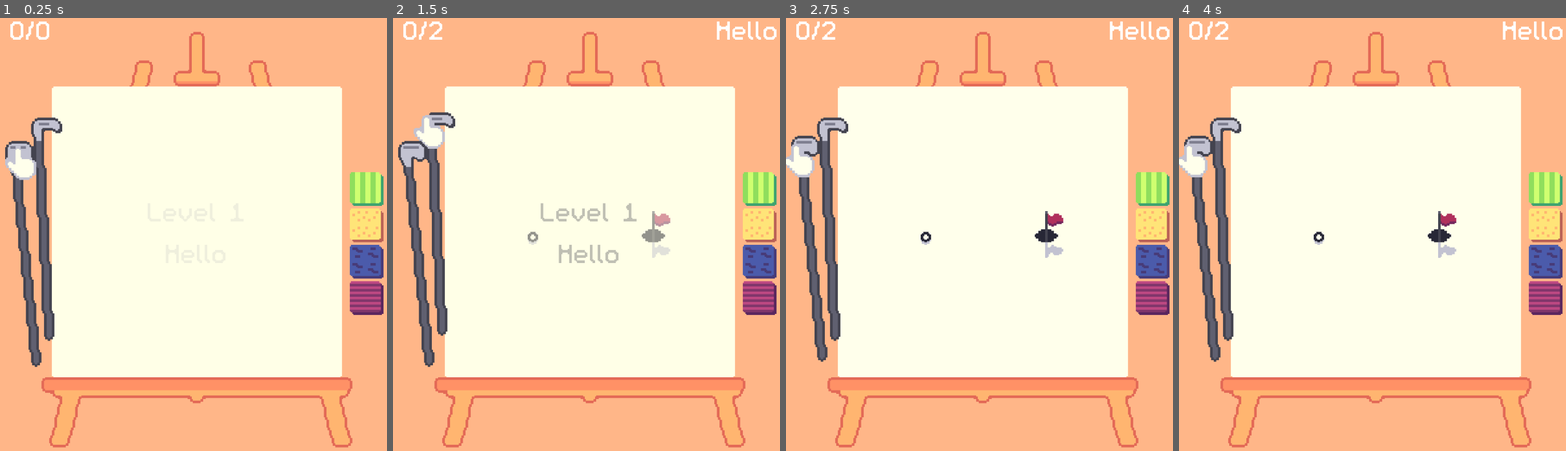
Above: before the commit, frames 1-4 (left to right).
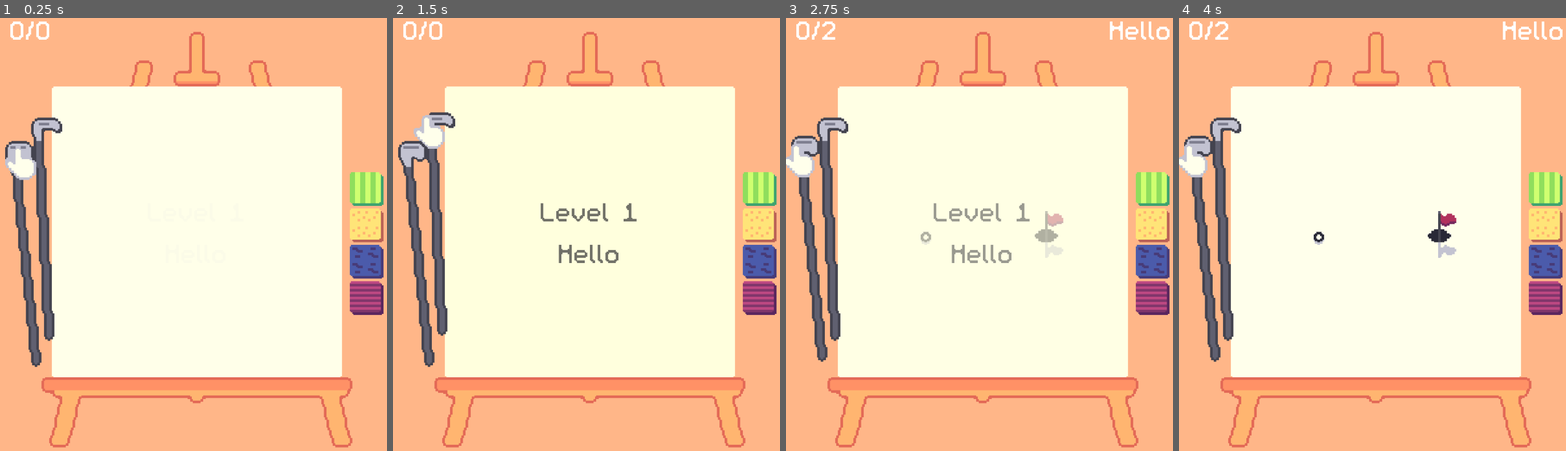
Above: after the commit, the same moments.

Repository: Pojemnik/golfech
Game: Godot game, scene res://scenes/main.tscn
Same seed, same stepped clock (60 frames per second), same inputs: the game is played once before the commit and once after it.
Inputs (mouse positions are in pixels of both pictures, inside the frame that each line leads up to):
- Up to frame 1 (0.25 s): no input
- Up to frame 2 (1.5 s): click (420, 251) at 0.5 s; click (439, 221) at 1.25 s
- Up to frame 3 (2.75 s): click (813, 251) at 2 s
- Up to frame 4 (4 s): click (1225, 221) at 2.75 s; click (1206, 251) at 3.5 s

The runs differ from the first frame. In frame 2, 1.3% of the frame differs, in the area x 9-100%, y 0-57%; in frame 3, 1.0%; in frame 4, less than 0.1%.

Commit message:
Fix level references

Diff:
--- a/level_data/Level4.tres
+++ b/level_data/level_dog.tres
@@ -7,5 +7,5 @@
 script = ExtResource("2_5lvwn")
 scene = ExtResource("1_bkhcq")
 hit_count = 4
-name = "Lost level 2"
+name = "Dog"
 metadata/_custom_type_script = "uid://cl52acjotwrwi"
--- a/level_data/Level1.tres
+++ b/level_data/level_spiral.tres
@@ -7,5 +7,5 @@
 script = ExtResource("1_ixv6j")
 scene = ExtResource("1_0uk0n")
 hit_count = 4
-name = "Lost 1"
+name = "Spiral"
 metadata/_custom_type_script = "uid://cl52acjotwrwi"
--- a/scenes/level_complete.gd
+++ b/scenes/level_complete.gd
@@ -1,6 +1,6 @@
 extends ColorRect
 
-@export var tween_duration: float = 1.0;
+@export var tween_duration: float = 2.0;
 
 signal tween_end;
 
@@ -49,7 +49,7 @@
 	var tween = get_tree().create_tween();
 	if text_visible:
 		next_text = text;
-		tween.tween_method(set_shader_value, Color.BLACK, Color.TRANSPARENT, tween_duration);
+		tween.tween_method(set_shader_value, Color.BLACK, Color.TRANSPARENT, tween_duration * 3);
 		tween.tween_callback(_change_text_internal);
 	else:
 		$Label.text = text;
--- a/scenes/main.tscn
+++ b/scenes/main.tscn
@@ -1,27 +1,26 @@
-[gd_scene load_steps=54 format=3 uid="uid://cir3h3iqn2nq0"]
-
-[ext_resource type="Shader" uid="uid://2kmpm3nsa0yf" path="res://hpx.gdshader" id="1_0xm2m"]
+[gd_scene load_steps=53 format=3 uid="uid://cir3h3iqn2nq0"]
+
+[ext_resource type="Shader" path="res://hpx.gdshader" id="1_0xm2m"]
 [ext_resource type="Script" uid="uid://cvc5y6y42peap" path="res://scripts/level_loader.gd" id="2_h2yge"]
 [ext_resource type="Script" uid="uid://cl52acjotwrwi" path="res://scripts/level_data.gd" id="3_tbgi4"]
 [ext_resource type="Resource" uid="uid://cugfpqgkgni66" path="res://level_data/TestLevel.tres" id="4_85g3d"]
-[ext_resource type="Resource" uid="uid://cjryyp7eb0nfl" path="res://level_data/Level1.tres" id="4_tefeu"]
-[ext_resource type="Resource" uid="uid://25ggux654l50" path="res://level_data/Level2.tres" id="5_tipki"]
+[ext_resource type="Resource" uid="uid://25ggux654l50" path="res://level_data/level_teleport_water.tres" id="5_tipki"]
 [ext_resource type="Resource" uid="uid://ck18hjmkeg2w7" path="res://level_data/level_bunker_path.tres" id="6_2f3dj"]
-[ext_resource type="Resource" uid="uid://boo4t0v5pd1ih" path="res://level_data/Level3.tres" id="6_85g3d"]
+[ext_resource type="Resource" uid="uid://boo4t0v5pd1ih" path="res://level_data/level_lake.tres" id="6_85g3d"]
 [ext_resource type="Resource" uid="uid://cso2ht3s2thjx" path="res://level_data/level_dice.tres" id="6_j8jky"]
 [ext_resource type="Resource" uid="uid://bqsfo4k8ig6ei" path="res://level_data/level_waves.tres" id="6_kmb1v"]
 [ext_resource type="Resource" uid="uid://i2qiua06hbfc" path="res://level_data/level_empty.tres" id="6_og1vs"]
 [ext_resource type="Resource" uid="uid://1v8algajwytv" path="res://level_data/level_ocean.tres" id="6_vxglm"]
 [ext_resource type="Resource" uid="uid://cinc60f6ydud1" path="res://level_data/level_central_wall.tres" id="7_2wyq8"]
-[ext_resource type="Resource" uid="uid://uxo1ccn85mqg" path="res://level_data/Level4.tres" id="7_choun"]
+[ext_resource type="Resource" uid="uid://uxo1ccn85mqg" path="res://level_data/level_dog.tres" id="7_choun"]
 [ext_resource type="Script" uid="uid://b7b5aswqoe1vu" path="res://scripts/tools.gd" id="7_o6xl0"]
 [ext_resource type="Shader" uid="uid://diq3nytyo0g6r" path="res://scenes/label.gdshader" id="11_0ld40"]
-[ext_resource type="Script" uid="uid://bgv67k1wrjs52" path="res://scenes/ui_viewport.gd" id="11_gqmmt"]
+[ext_resource type="Script" path="res://scenes/ui_viewport.gd" id="11_gqmmt"]
 [ext_resource type="Texture2D" uid="uid://bokutfbfm2gd1" path="res://ase/easel.png" id="11_ya4ey"]
 [ext_resource type="PackedScene" uid="uid://de1vyy5bjy5r6" path="res://scenes/level_complete.tscn" id="11_yc10j"]
 [ext_resource type="FontFile" uid="uid://nbruq80r2xme" path="res://m5x7.ttf" id="12_0ld40"]
 [ext_resource type="Texture2D" uid="uid://cabhpl2exoi3s" path="res://tex/driver.png" id="12_trceg"]
-[ext_resource type="Script" uid="uid://bw0qt1recwgpl" path="res://scenes/sub_viewport.gd" id="12_yc10j"]
+[ext_resource type="Script" path="res://scenes/sub_viewport.gd" id="12_yc10j"]
 [ext_resource type="Texture2D" uid="uid://c2dos2y4jb1ep" path="res://tex/driver_selected.png" id="13_a8y0u"]
 [ext_resource type="Script" uid="uid://dbrpw63o7glhx" path="res://scenes/hit_counter.gd" id="13_gqmmt"]
 [ext_resource type="Texture2D" uid="uid://2sfmfusnwfqk" path="res://tex/chipper.png" id="13_jkv2x"]
@@ -153,7 +152,7 @@
 size = Vector2i(112, 112)
 render_target_update_mode = 4
 script = ExtResource("2_h2yge")
-levels = Array[ExtResource("3_tbgi4")]([ExtResource("6_og1vs …(74 unchanged characters)… ), ExtResource("6_vxglm"), ExtResource("4_tefeu"), ExtResource("17_tel4y"), ExtResource …(183 unchanged characters)…
+levels = Array[ExtResource("3_tbgi4")]([ExtResource("6_og1vs …(74 unchanged characters)… ), ExtResource("6_vxglm"), ExtResource("18_qkpxi"), ExtResource("17_tel4y"), ExtResource …(183 unchanged characters)…
 
 [node name="ColorRect" type="ColorRect" parent="SubViewportContainer/SubViewport"]
 offset_right = 112.0
--- a/scripts/level_loader.gd
+++ b/scripts/level_loader.gd
@@ -38,7 +38,10 @@
 
 
 func clear_level():
-	$LevelComplete.show_with_text("Level complete");
+	var level_complete_string = "Level complete";
+	if GameManager.current_hit_count < 2:
+		level_complete_string += "\nHole in one!"
+	$LevelComplete.show_with_text(level_complete_string);
 	await $LevelComplete.tween_end;
 	$LevelComplete.fade_out(true, false);
 	await $LevelComplete.tween_end;
Renamed: level_data/Level3.tres -> level_data/level_lake.tres
Renamed: level_data/Level2.tres -> level_data/level_teleport_water.tres
